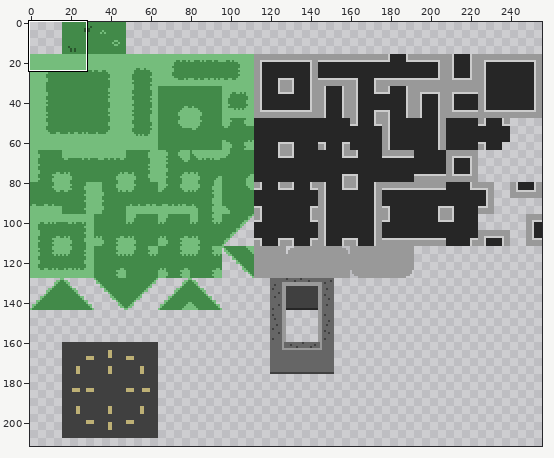
Edited in one commit: pixel-art file (assets/tilesheet.aseprite). Above: a wide view before the commit, with the close-up outlined.
Close-up. The starting point:
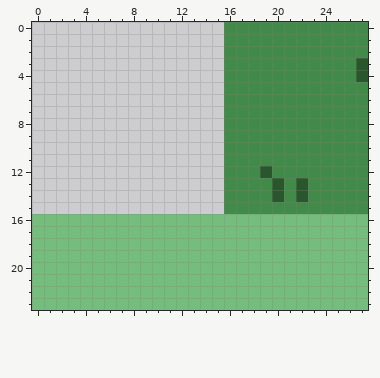
256x256 pixels, 1 frame. Shown: x 0..27, y 0..23. The wide view leaves out empty margins.
After:
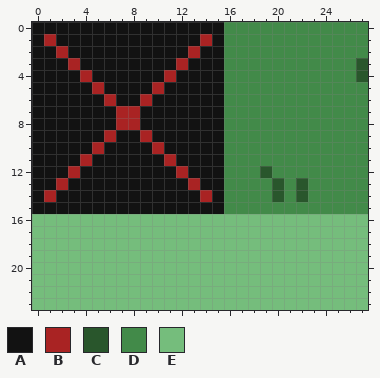
Palette (. is transparent): A #121212  B #a92323  C #29562c  D #428a49  E #75bd7c
From old to new:
{"y":0,"x":0,"old":"................","new":"AAAAAAAAAAAAAAAA"}
{"y":1,"x":0,"old":"................","new":"ABAAAAAAAAAAAABA"}
{"y":2,"x":0,"old":"................","new":"AABAAAAAAAAAABAA"}
{"y":3,"x":0,"old":"................","new":"AAABAAAAAAAABAAA"}
{"y":4,"x":0,"old":"................","new":"AAAABAAAAAABAAAA"}
{"y":5,"x":0,"old":"................","new":"AAAAABAAAABAAAAA"}
{"y":6,"x":0,"old":"................","new":"AAAAAABAABAAAAAA"}
{"y":7,"x":0,"old":"................","new":"AAAAAAABBAAAAAAA"}
{"y":8,"x":0,"old":"................","new":"AAAAAAABBAAAAAAA"}
{"y":9,"x":0,"old":"................","new":"AAAAAABAABAAAAAA"}
{"y":10,"x":0,"old":"................","new":"AAAAABAAAABAAAAA"}
{"y":11,"x":0,"old":"................","new":"AAAABAAAAAABAAAA"}
{"y":12,"x":0,"old":"................","new":"AAABAAAAAAAABAAA"}
{"y":13,"x":0,"old":"................","new":"AABAAAAAAAAAABAA"}
{"y":14,"x":0,"old":"................","new":"ABAAAAAAAAAAAABA"}
{"y":15,"x":0,"old":"................","new":"AAAAAAAAAAAAAAAA"}
